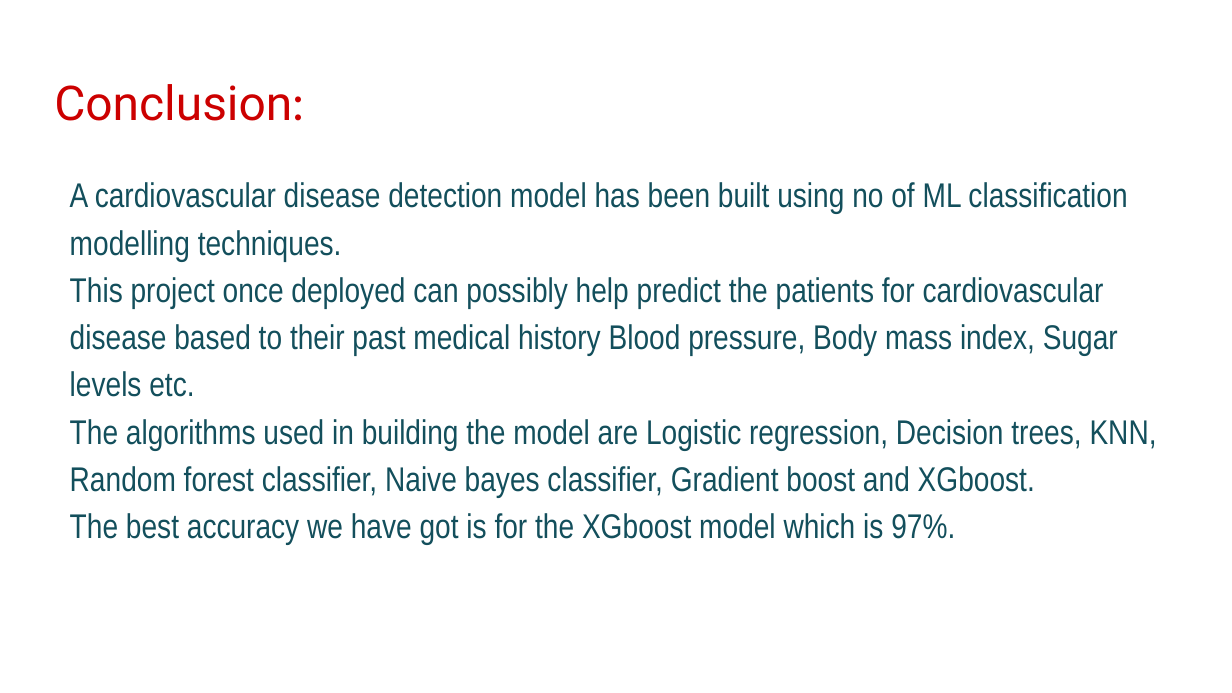
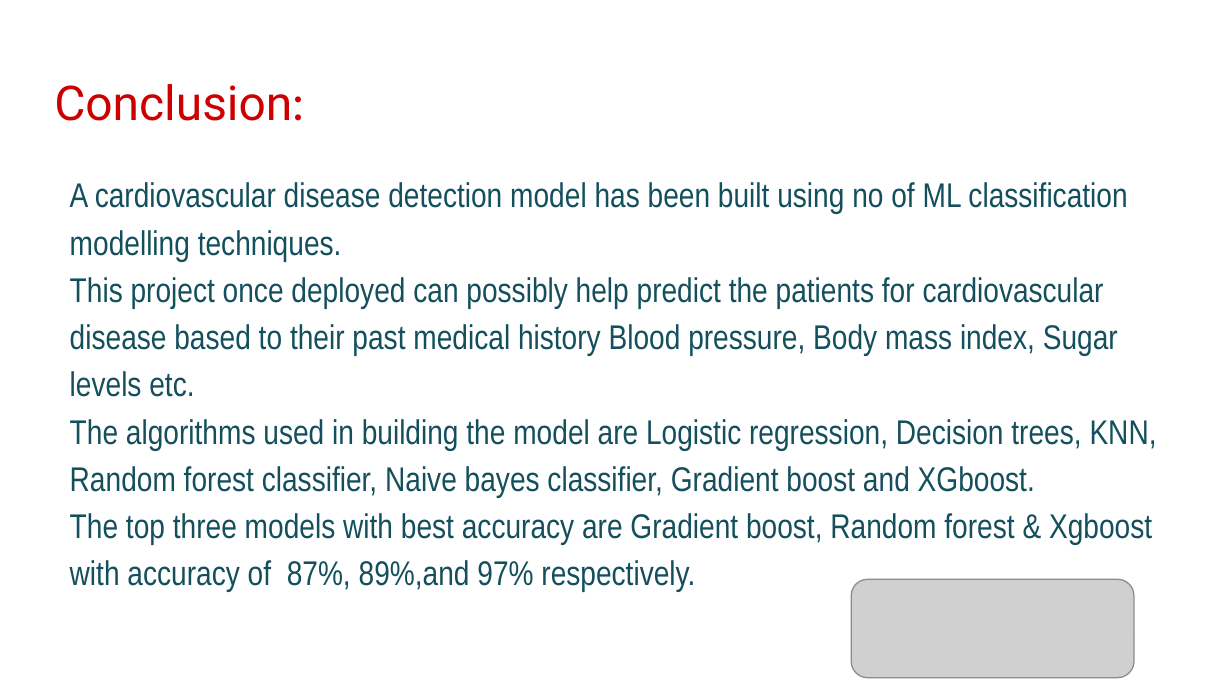
Before and after one commit to ameenattar92/Cardiovascular-Risk-Prediction, a slide deck: slide 29 of CapstoneProject_Cardiovascular RP.pptx. Drawn at 1232x693 pixels with LibreOffice and Linux fonts; fonts in the diff are those of the drawing; grey boxes stand for pictures; background and template pictures are left out. Boxes give left, top, right and bottom in pixels: in the first picture for what was removed or moved away, otherwise in the second. Text is boxed around its words. In the diff, an @@ line names an element or a change of style, - is before the commit and + after.

```diff
--- a/CapstoneProject_Cardiovascular RP.pptx
+++ b/CapstoneProject_Cardiovascular RP.pptx
@@ text at (70, 513, 1152, 592): text changed @@
-The best accuracy we have got is for the XGboost model which is 97%.
+The top three models with best accuracy are Gradient boost, Random forest & Xgboost with accuracy of 87%, 89%,and 97% respectively.
@@ picture added at (851, 579, 1135, 678) @@
```
Also in this commit, not shown: 2 other slides changed.
